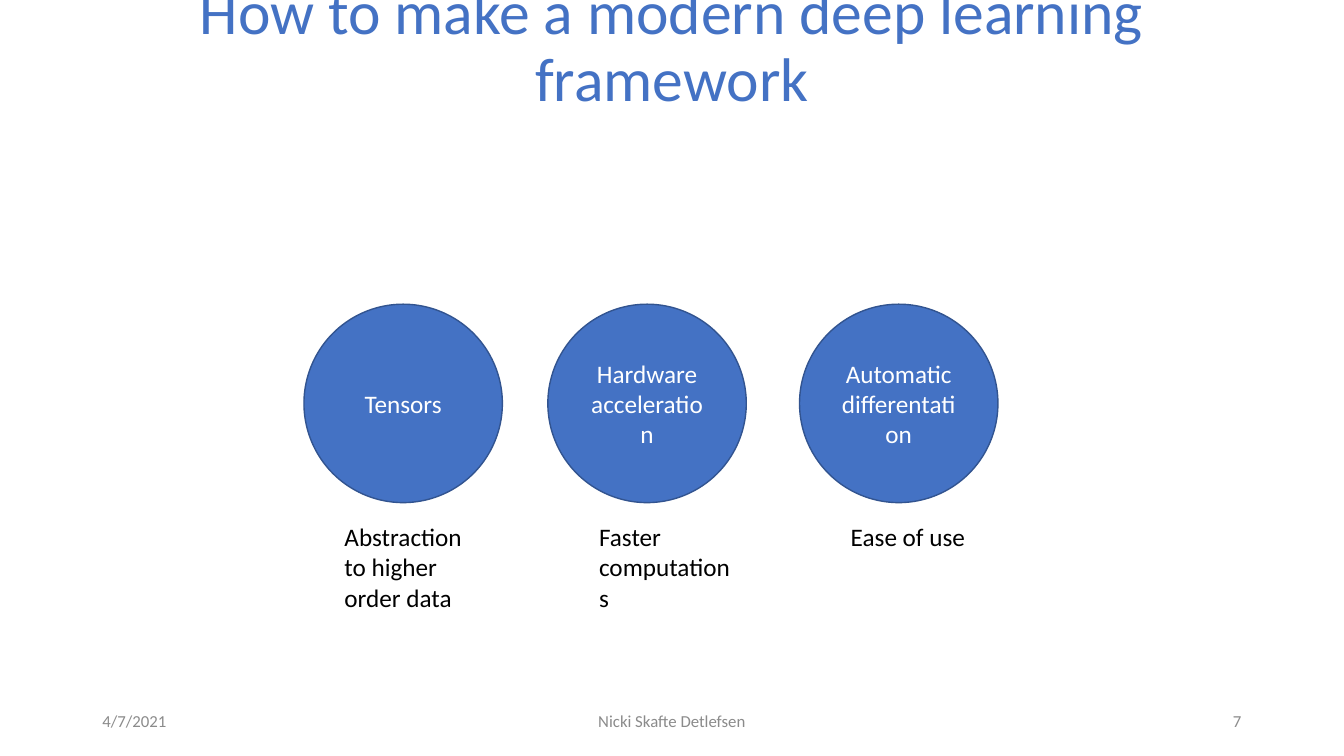
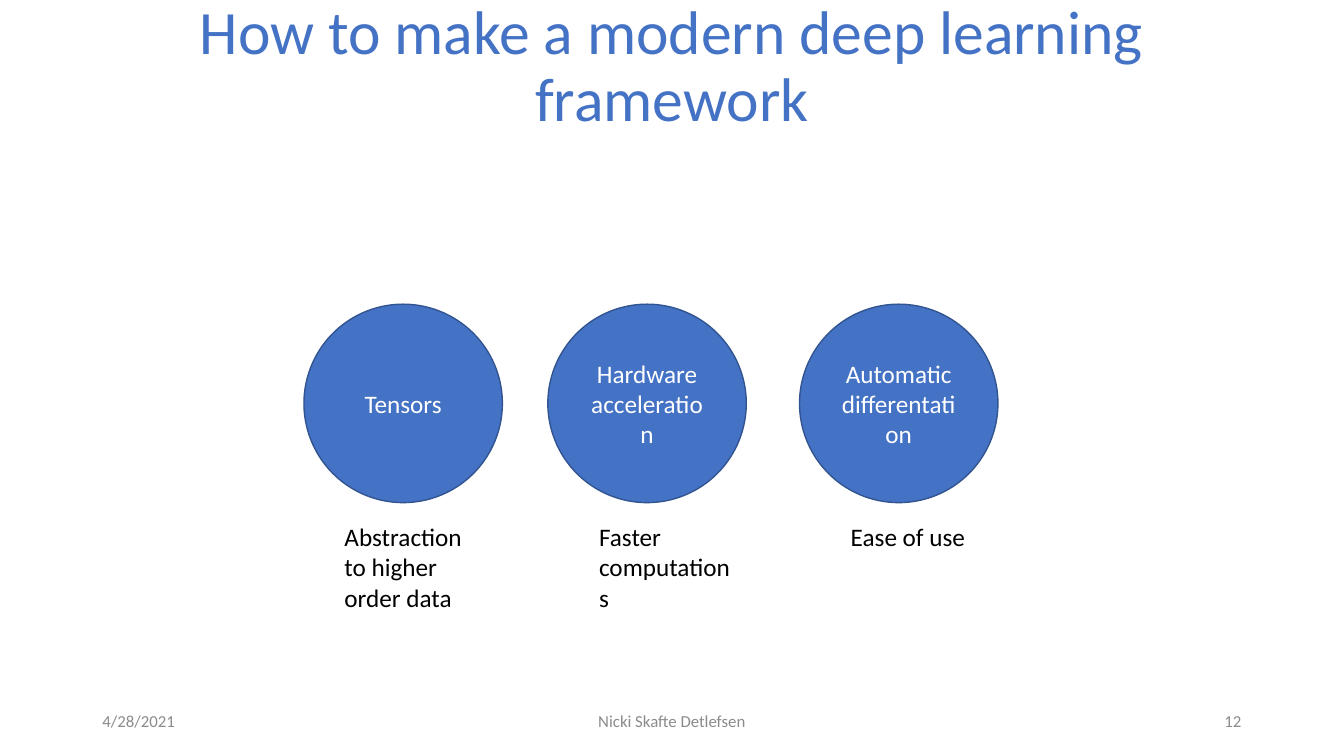
Before and after one commit to DeepEasterbunny/dtu_mlops, a slide deck: slide 12 of 1_introduction/How autodiff changed the world.pptx (slide 7 before the commit). Drawn at 1344x756 pixels with LibreOffice and Linux fonts; fonts in the diff are those of the drawing; background and template pictures are left out. Boxes give left, top, right and bottom in pixels: in the first picture for what was removed or moved away, otherwise in the second. Text is boxed around its words. In the diff, an @@ line names an element or a change of style, - is before the commit and + after.

```diff
--- a/1_introduction/How autodiff changed the world.pptx
+++ b/1_introduction/How autodiff changed the world.pptx
@@ title "How to make a modern ..." rewrapped from (200, 0, 1142, 102) to (200, 11, 1142, 122) @@
@@ text at (102, 715, 174, 728): text changed @@
-4/7/2021
+4/28/2021
@@ page number at (1224, 716, 1241, 727): text changed @@
-7
+12
```
Also in this commit, not shown: 6 other slides changed, 5 slides added, 6 other files.
